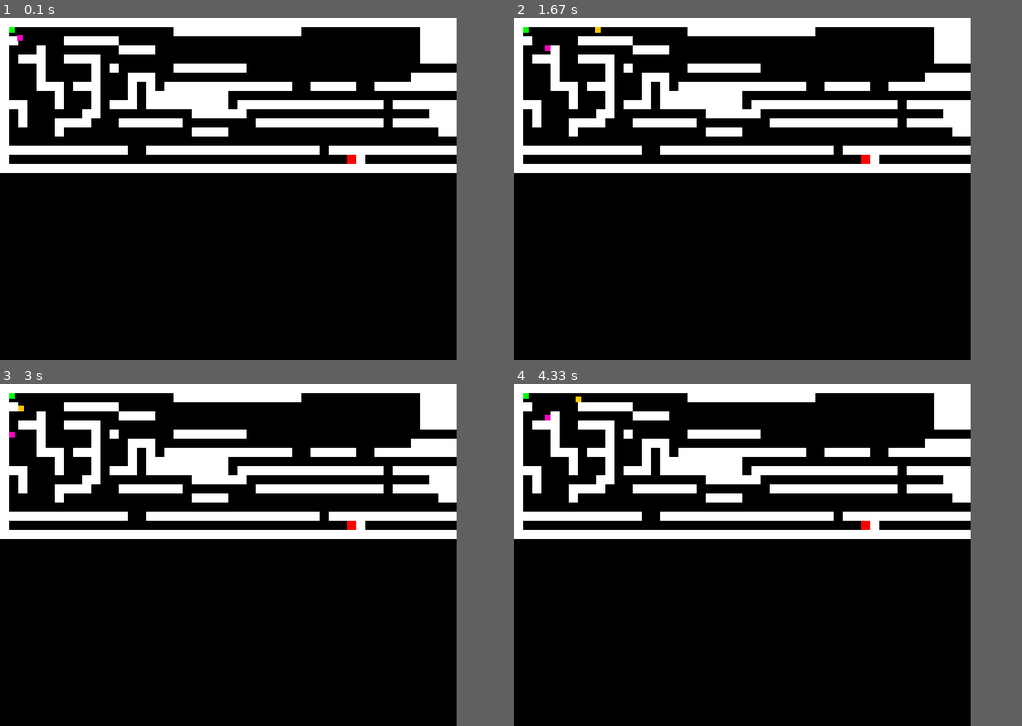
Above: before the commit, frames 1-4 (two rows, left to right).
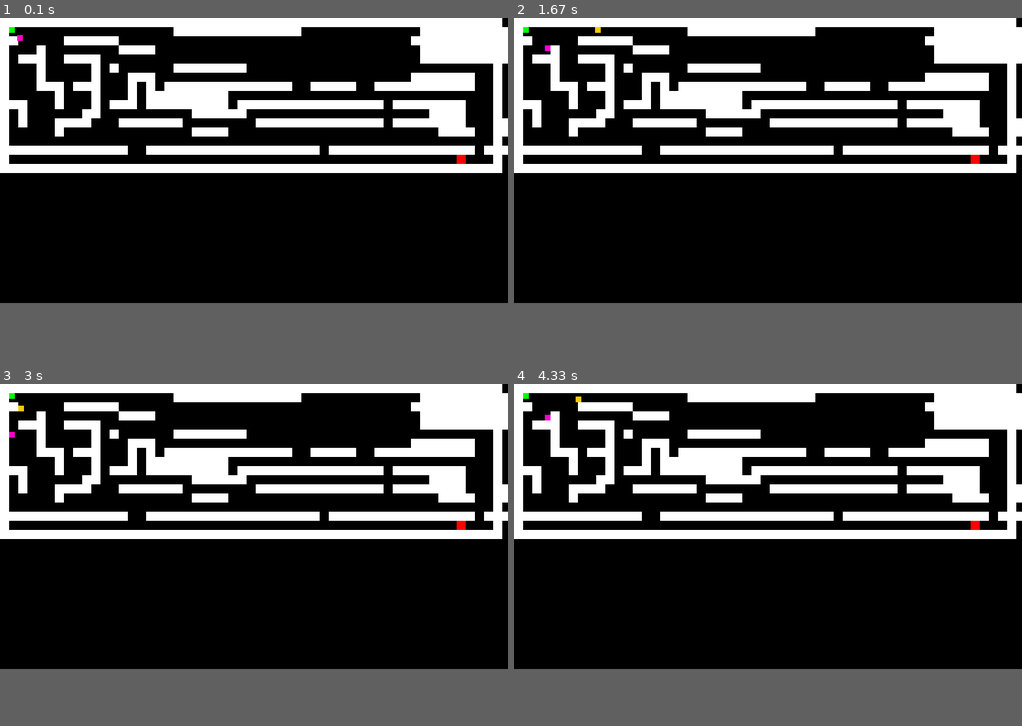
Above: after the commit, the same moments.

Repository: latuszek-piotr/gimnazjum-pygame
Game: pygame game, started from trening_kolizji.py
The game is run twice, just before and just after one commit, with the same random seed, the same clock (stepped at 60 frames per second) and the same inputs. The source is Python 2; it was converted automatically to run under Python 3.
Inputs:
- Up to frame 1 (0.1 s): no input
- Up to frame 2 (1.67 s): hold Right 0.33-0.8 s; hold Up 0.83-1.13 s; hold W 0.83-1.13 s; hold Right 1.17-1.63 s; hold D 1.17-1.63 s
- Up to frame 3 (3 s): hold Left 1.67-2.2 s; hold A 1.67-2.2 s; hold Down 2.23-2.53 s; hold S 2.23-2.53 s; hold Left 2.57-2.97 s; hold A 2.57-2.97 s
- Up to frame 4 (4.33 s): hold Up 3-3.37 s; hold W 3-3.37 s; hold Right 3.4-4.03 s; hold D 3.4-4.03 s; hold Down from 4.07 s (still down); hold S from 4.07 s (still down)
In our replay, the window is 800x600 before the commit and 890x500 after it. These sizes can differ from the game's own. Grey fills any space a smaller window leaves; there, only what the larger window draws over its background counts as a difference.

The runs differ from the first frame. In frame 1, 2.9% of the frame differs, in the area x 68-100%, y 0-46%; in frame 2, 2.9%; in frame 3, 2.9%; in frame 4, 2.9%.

Commit message:
dodanie dzwieku do kolizji

Diff:
--- a/trening_kolizji.py
+++ b/trening_kolizji.py
@@ -47,7 +47,7 @@
 
 # Set up the display
 pygame.display.set_caption("Get to the red square!")
-screen = pygame.display.set_mode((800, 600))
+screen = pygame.display.set_mode((890, 500))
 
 clock = pygame.time.Clock()
 walls = [] # List to hold the walls
@@ -59,7 +59,7 @@
 level = [
 "WWWWWWWWWWWWWWWWWWWWWWWWWWWWWWWWWWWWWWWWWWWWWWWWWWWWWWW",
 "W                  WWWWWWWWWWWWWW             WWWWWWWWWW",
-"WW     WWWWWW                                 WWWWWWWWWW"
+"WW     WWWWWW                                WWWWWWWWWW"
 "W   WWWW       WWWWWWWWWWWWWWWWWWWWW WWWWWWWWWWWWWWWWWWW",
 "W   W        WWWW                             WWWWWWWWWW",
 "W WWW  WWWW                                   WWWWWWWWWW",
@@ -72,8 +72,8 @@
 "W W   WWWW   WWWWWWW        WWWWWWWWWWWWWW WWWWWWWW   WW",
 "W     W              WWWW                       WWWW  WW",
 "W                                                     W",
-"WWWWWWWWWWWWWW  WWWWWWWWWWWWWWWWWWW WWWWWWWWWWWWWWWWWWWW",
-"W                                     EW",
+"WWWWWWWWWWWWWW  WWWWWWWWWWWWWWWWWWW WWWWWWWWWWWWWWWW WWW",
+"W                                                 E   W",
 "WWWWWWWWWWWWWWWWWWWWWWWWWWWWWWWWWWWWWWWWWWWWWWWWWWWWWWW",
 
 
@@ -147,12 +147,14 @@
         pygame.draw.rect(screen, (255, 255, 255), wall.rect)
     pygame.draw.rect(screen, (255, 0, 0), end_rect)
     pygame.draw.rect(screen, (255, 200, 0), player.rect)
+    pygame.draw.rect(screen, (255, 0, 0), end_rect)
     pygame.draw.rect(screen, (255, 0, 200), player1.rect)
     pygame.draw.rect(screen, (0, 255 ,0 ), player2.rect)
 
-
+    pygame.mixer.init()
+    sound = pygame.mixer.Sound('dzwiek/fanfary.wav')
 
 
     pygame.display.flip()
-    pygame.mixer.init()
-    sound = pygame.mixer.Sound('dzwiek/fanfary.wav')
+    #pygame.mixer.init()
+    #sound = pygame.mixer.Sound('dzwiek/fanfary.wav')
